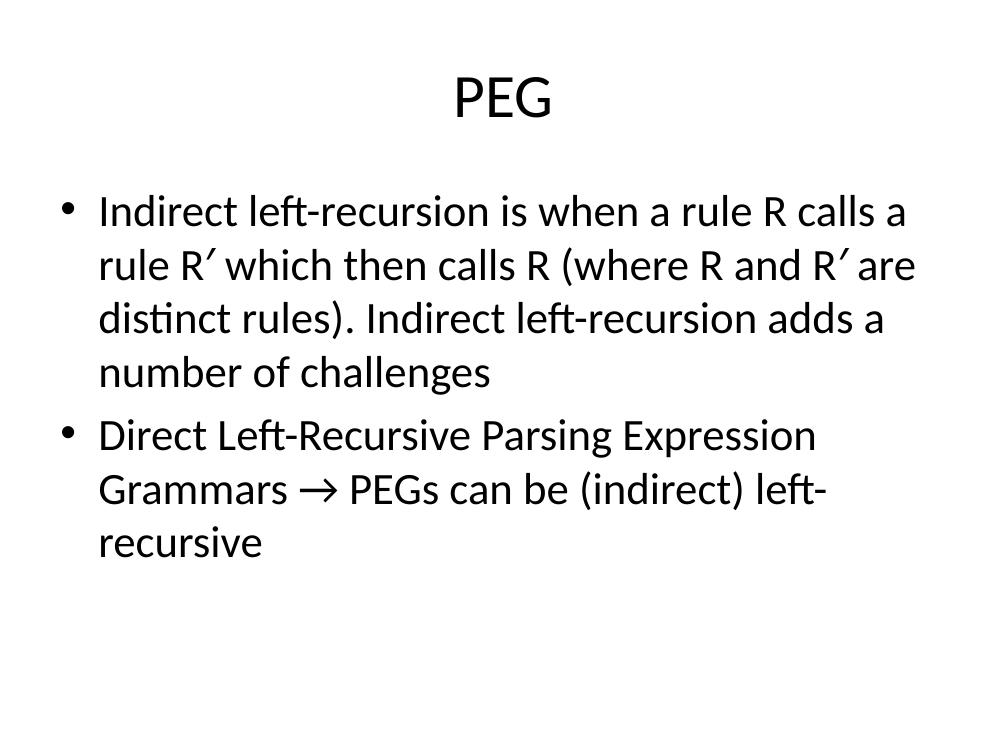
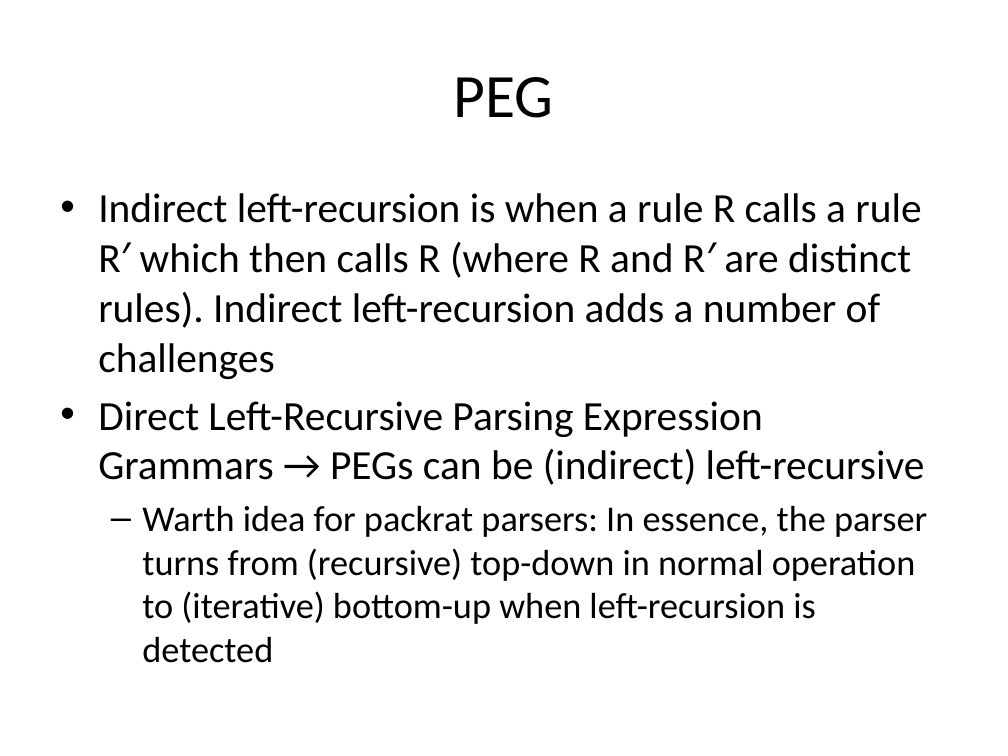
Before and after one commit to holgerbrandl/r4intellij, a slide deck: slide 15 of R4Intellij.pptx. Drawn at 1008x756 pixels with LibreOffice and Linux fonts; fonts in the diff are those of the drawing. Boxes give left, top, right and bottom in pixels: in the first picture for what was removed or moved away, otherwise in the second. Text is boxed around its words. In the diff, an @@ line names an element or a change of style, - is before the commit and + after.

```diff
--- a/R4Intellij.pptx
+++ b/R4Intellij.pptx
@@ text at [98, 193, 925, 485]: size 32 to 29.6 pt in "Indirect left-recursion is when a rule R ...", "Direct Left-Recursive Parsing Expression Grammars → PEGs ..." @@
@@ text at [142, 505, 927, 663]: paragraph added @@
+  – Warth idea for packrat parsers: In essence, the parser turns from (recursive) top-down in normal operation to (iterative) bottom-up when left-recursion is detected
```
Also in this commit, not shown: 2 other slides changed, 1 slide added, 6 other files.
